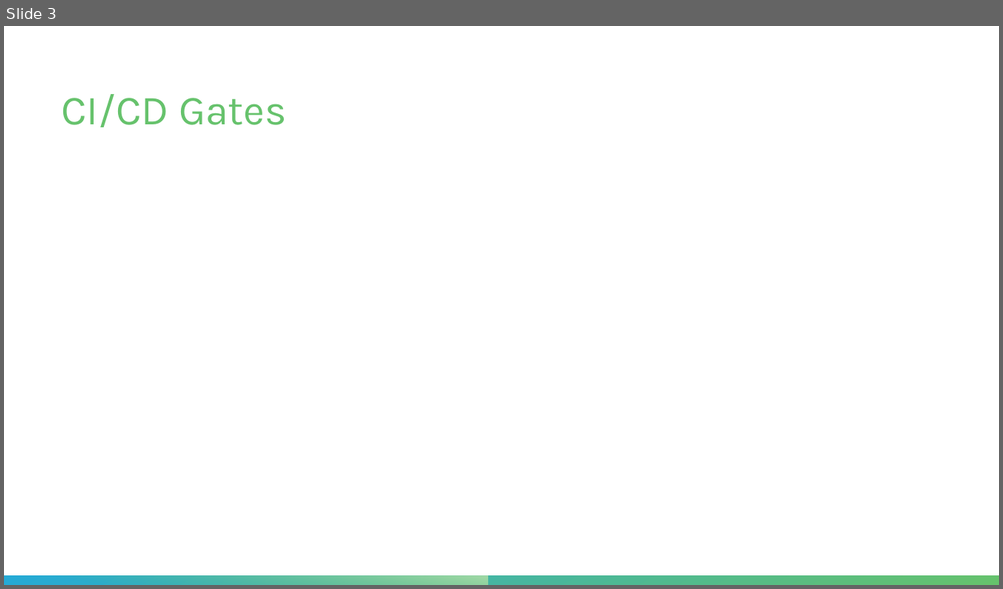
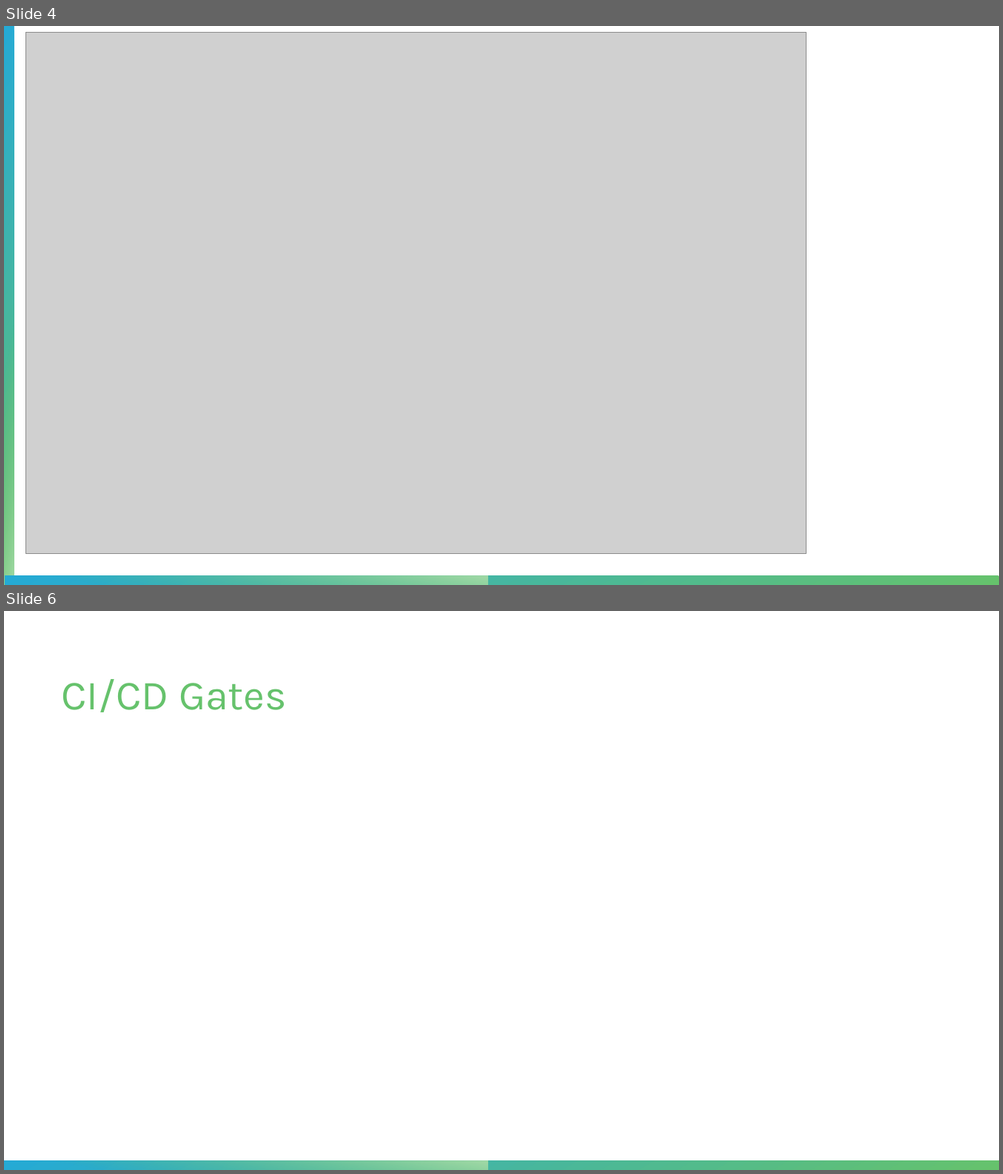
Before and after one commit to PaullyDK/DevSecOpsProjOne, a slide deck: Presentation/proj1.pptx. Shown one above the other, each under a label of ours: slide 3 before the commit, slides 4 and 6 after it; the slides between them are not shown. The pictures are 1003x589 and 1003x1174 pixels, drawn with LibreOffice and Linux fonts; fonts in the diff are those of the drawing; grey boxes stand for pictures. Boxes give left, top, right and bottom in pixels: in the first picture for what was removed or moved away, otherwise in the second. Text is boxed around its words. In the diff, an @@ line names an element or a change of style, - is before the commit and + after.

```diff
--- a/Presentation/proj1.pptx
+++ b/Presentation/proj1.pptx
@@ slide 4 added at (x1=4, y1=26, x2=999, y2=585), background #FFFFFF @@
@@ rectangle added at (x1=4, y1=26, x2=14, y2=585), fill gradient #25AAD5 to #66C26C @@
@@ picture added at (x1=25, y1=32, x2=806, y2=554) @@
@@ rectangle added at (x1=4, y1=314, x2=14, y2=585), fill gradient #66C26C to #A3DAA7 @@
@@ rectangle added at (x1=5, y1=577, x2=999, y2=585), fill gradient #66C26C to #25AAD5 @@
@@ rectangle added at (x1=5, y1=577, x2=487, y2=585), fill gradient #66C26C to #A3DAA7 @@
@@ what was slide 3 is now slide 6 @@
```
Also in this commit, not shown: 2 slides changed, 2 other slides added, 1 other file.
